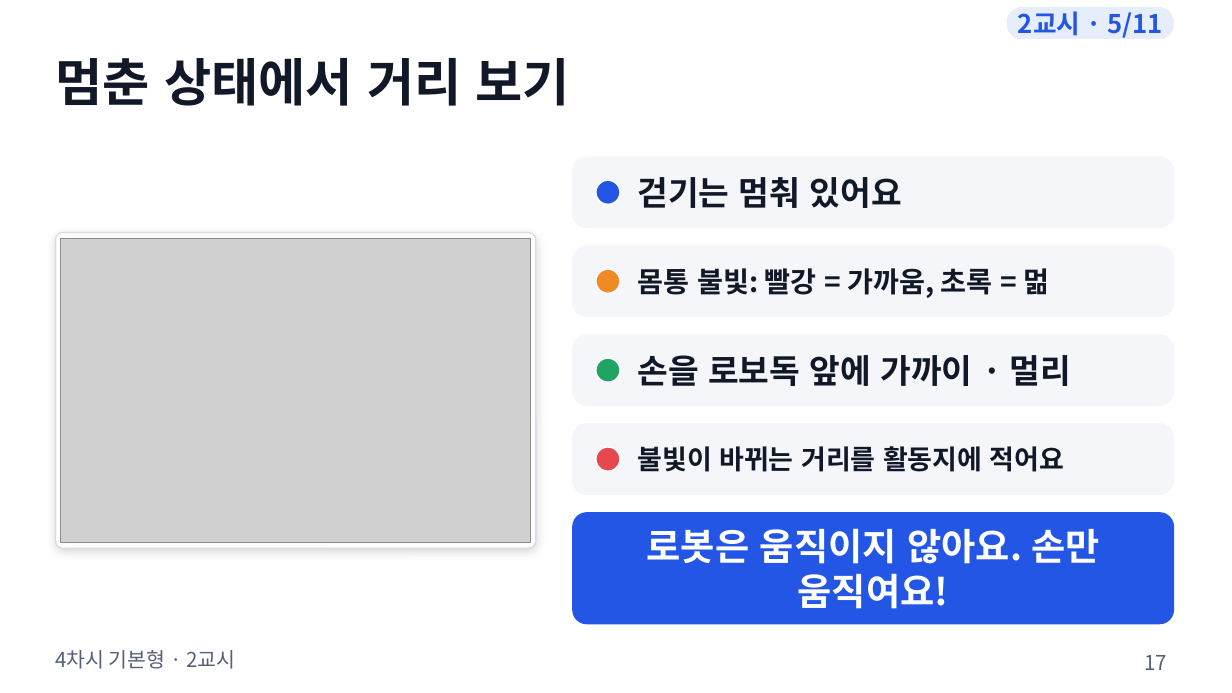
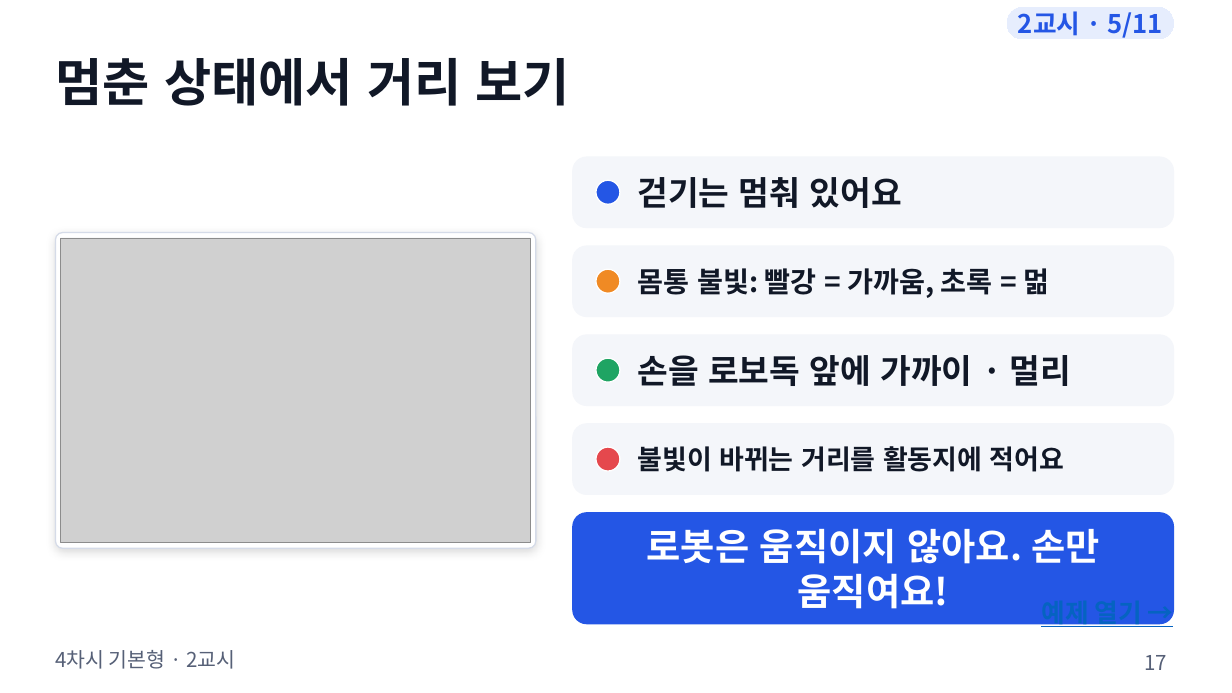
Before and after one commit to boundaryx01-uniquelife/microbit, a slide deck: slide 17 of bridge/docs/materials/4차시_기본형/4차시_수업슬라이드.pptx. Drawn at 1232x693 pixels with LibreOffice and Linux fonts; fonts in the diff are those of the drawing; grey boxes stand for pictures. Boxes give left, top, right and bottom in pixels: in the first picture for what was removed or moved away, otherwise in the second. Text is boxed around its words. In the diff, an @@ line names an element or a change of style, - is before the commit and + after.

```diff
--- a/bridge/docs/materials/4차시_기본형/4차시_수업슬라이드.pptx
+++ b/bridge/docs/materials/4차시_기본형/4차시_수업슬라이드.pptx
@@ text added at [1041,624,1141,629], 20 pt, text #0563C1, bold, underline @@
+예제 열기 →
```
Also in this commit, not shown: 5 other slides changed, 11 other files.
